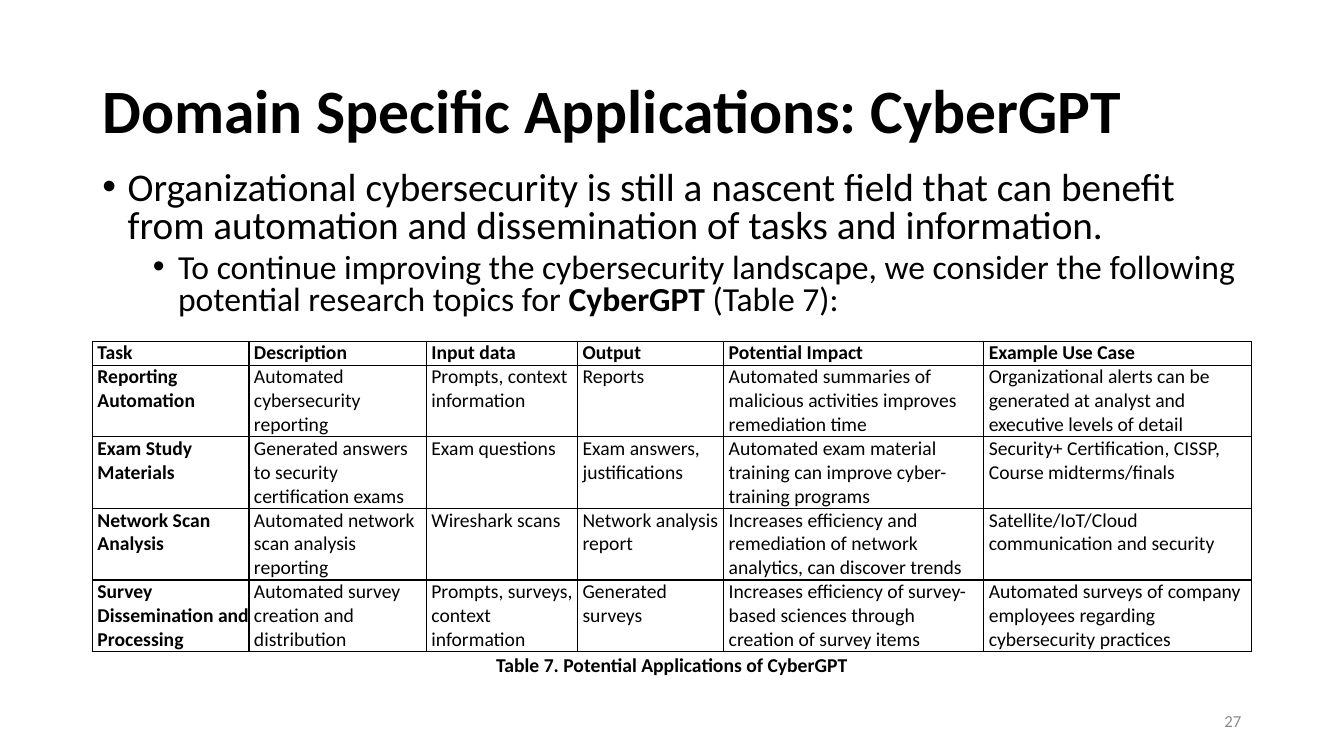
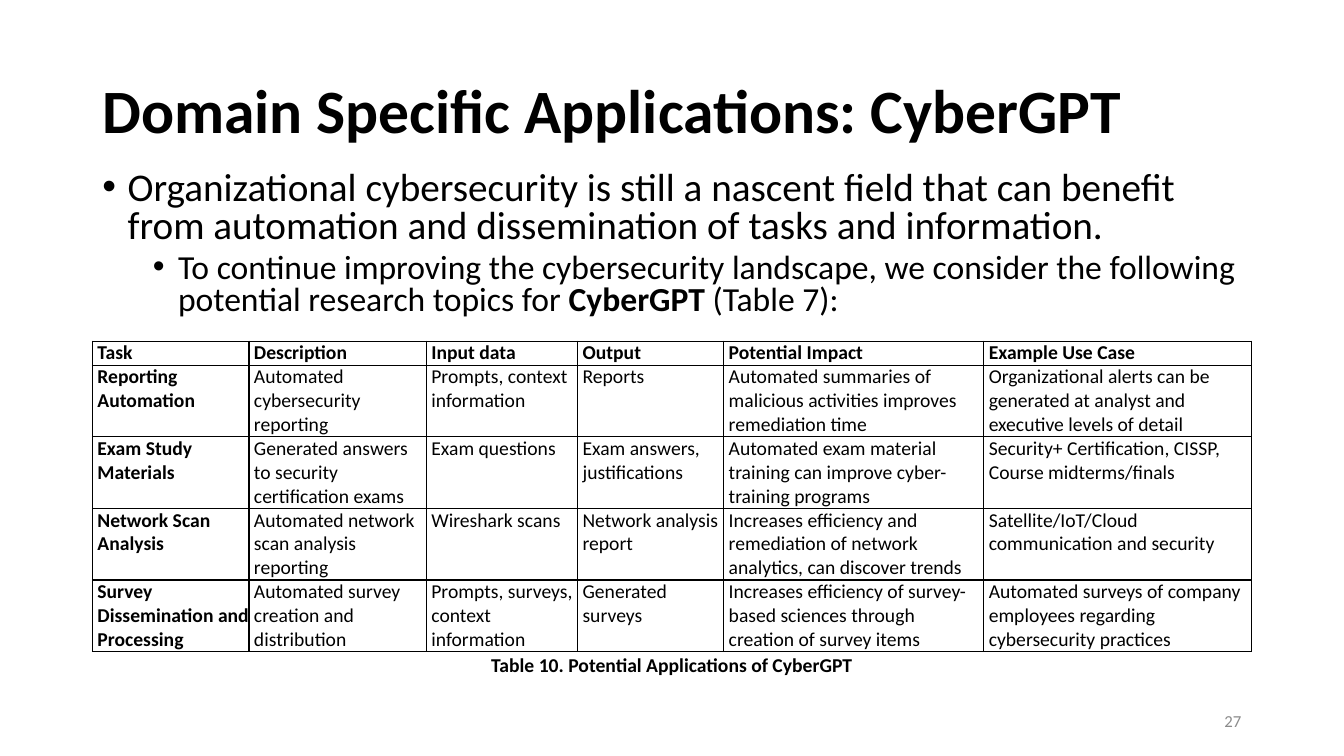
Before and after one commit to ailab-ua/courses, a slide deck: slide 27 of resources/GPT_Overview_April_2023.pptx. Drawn at 1344x756 pixels with LibreOffice and Linux fonts; fonts in the diff are those of the drawing. Boxes give left, top, right and bottom in pixels: in the first picture for what was removed or moved away, otherwise in the second. Text is boxed around its words. In the diff, an @@ line names an element or a change of style, - is before the commit and + after.

Commit message:
Updating table numbers for GPT application areas

```diff
--- a/resources/GPT_Overview_April_2023.pptx
+++ b/resources/GPT_Overview_April_2023.pptx
@@ text at box(491, 658, 852, 675): text changed @@
-Table 7. Potential Applications of CyberGPT
+Table 10. Potential Applications of CyberGPT
```
Also in this commit, not shown: 4 other slides changed.
